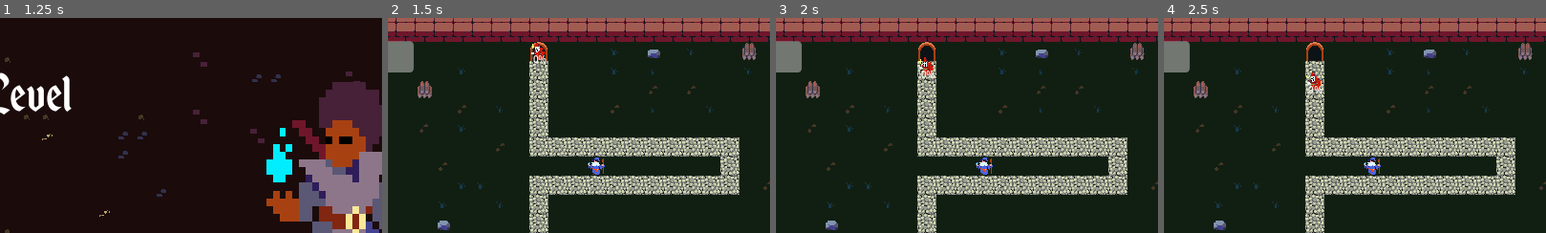
Above: before the commit, frames 1-4 (left to right).
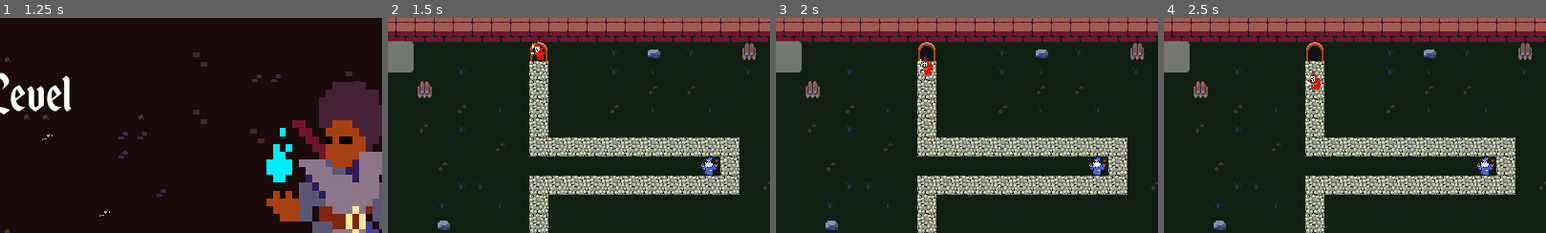
Above: after the commit, the same moments.

Repository: WizardsNStuff/tower-defense
Game: Godot game, scene res://menus-and-interfaces/main_menu/Main_Menu.tscn
The game is run twice, just before and just after one commit, with the same random seed, the same clock (stepped at 60 frames per second) and the same inputs.
Inputs (mouse positions are % of the whole screen's width and height, from its top left):
- Up to frame 1 (1.25 s): click (7, 46) at 0.5 s
- Up to frame 2 (1.5 s): click (9, 50) at 1.25 s
- Up to frame 3 (2 s): no input
- Up to frame 4 (2.5 s): move the mouse to (72, 45) at 2.02 s
The pictures show only the part of the screen within x 19-69%, y 0-50%; the shares and areas given below are measured in that part.

Frame 1 is identical in both runs. In frame 2, 0.5% of the frame differs, in the area x 38-87%, y 15-74%; in frame 3, 0.5%; in frame 4, 0.5%.

Commit message:
badguy fixes

Diff:
--- a/Towers/Badguy.tscn
+++ b/Towers/Badguy.tscn
@@ -18,7 +18,3 @@
 
 [node name="CollisionShape2D" type="CollisionShape2D" parent="."]
 shape = SubResource("CircleShape2D_brbuv")
-
-[node name="HealthBar" type="ProgressBar" parent="."]
-offset_right = 4.0
-offset_bottom = 27.0
--- a/Towers/badguy.gd
+++ b/Towers/badguy.gd
@@ -3,6 +3,6 @@
 
 func _ready() -> void:
 	move_speed = 50 # speed at which path is progressed
-	max_health = 5000
+	max_health = 50
 	damage = 1
 	current_health = max_health
--- a/enemies/enemy.gd
+++ b/enemies/enemy.gd
@@ -9,6 +9,7 @@
 
 func take_damage(damageAmount : int) -> void:
 	current_health -= damageAmount
+
 	if current_health <= 0:
 		queue_free()
 
--- a/exit.gd
+++ b/exit.gd
@@ -3,11 +3,11 @@
 @onready var totalHealth : int = 100
 @onready var Player_health_bar : ProgressBar = $HealthBar
 
-func _on_body_entered(body: Enemy) -> void:
-	totalHealth -= body.damage
-	Player_health_bar.value -= body.damage
-	print(totalHealth)
+func _on_body_entered(body: Node2D) -> void:
+	if body is Enemy:
+		totalHealth -= body.damage
+		Player_health_bar.value -= body.damage
+		print(totalHealth)
 
-# Called every frame. 'delta' is the elapsed time since the previous frame.
 func _physics_process(_delta: float) -> void:
 	pass
--- a/level_1.tscn
+++ b/level_1.tscn
@@ -158,7 +158,7 @@
 [node name="Towers" type="Node2D" parent="."]
 
 [node name="WizardTower" parent="Towers" instance=ExtResource("2_df20e")]
-position = Vector2(-48, -112)
+position = Vector2(142, -111)
 
 [node name="Camera2D" type="Camera2D" parent="."]
 
